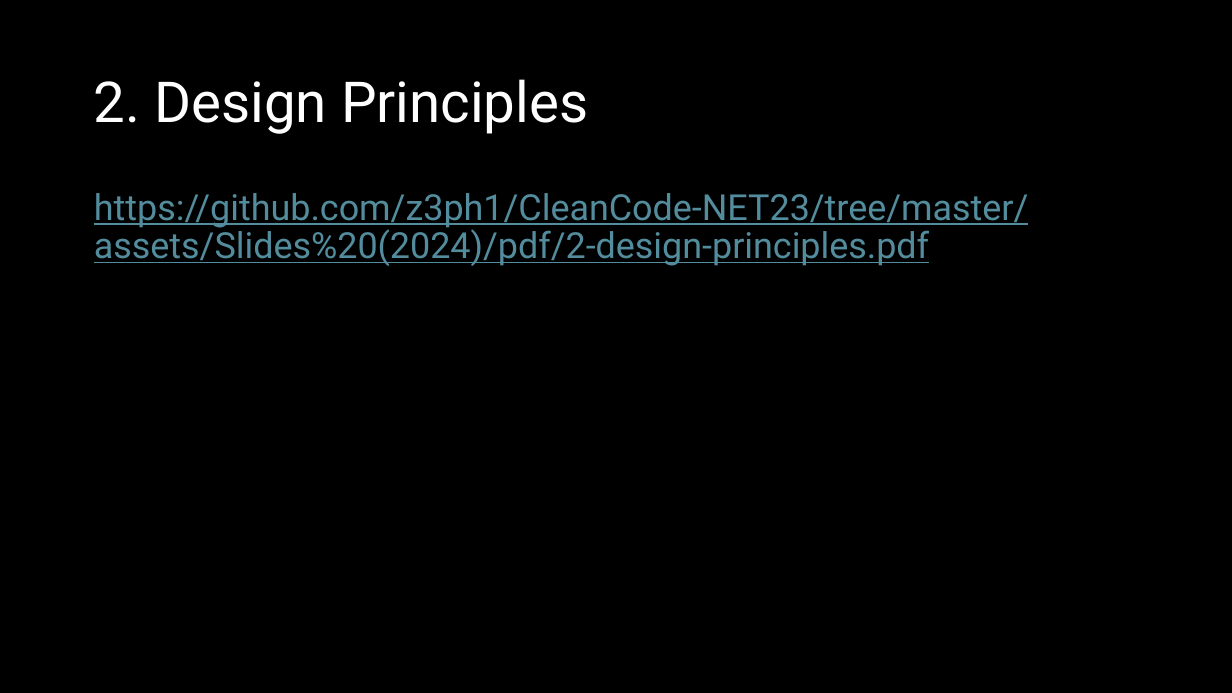
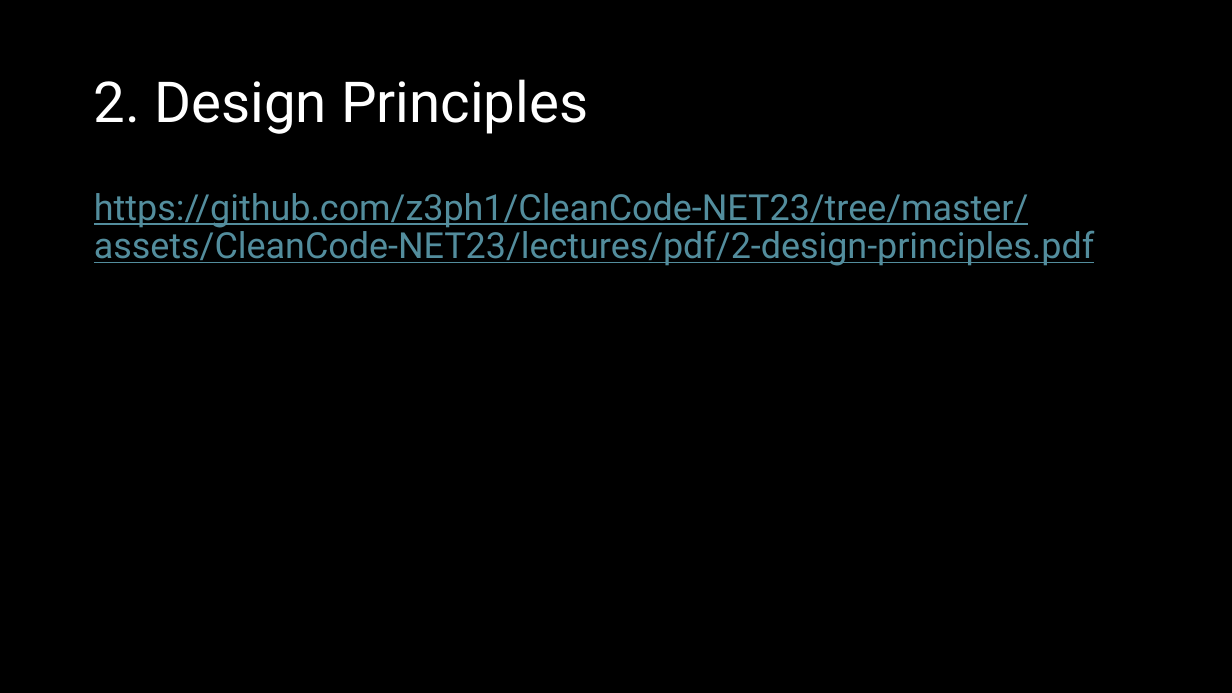
Before and after one commit to z3ph1/CleanCode-NET23, a slide deck: slide 7 of assets/CleanCode-NET23/lectures/pptx/0-clean-code.pptx. Drawn at 1232x693 pixels with LibreOffice and Linux fonts; fonts in the diff are those of the drawing. Boxes give left, top, right and bottom in pixels: in the first picture for what was removed or moved away, otherwise in the second. Text is boxed around its words. In the diff, an @@ line names an element or a change of style, - is before the commit and + after.

```diff
--- a/assets/CleanCode-NET23/lectures/pptx/0-clean-code.pptx
+++ b/assets/CleanCode-NET23/lectures/pptx/0-clean-code.pptx
@@ text at bbox=[94, 193, 1094, 266]: text changed @@
-https://github.com/z3ph1/CleanCode-NET23/tree/master/assets/Slides%20(2024)/pdf/2-design-principles.pdf
+https://github.com/z3ph1/CleanCode-NET23/tree/master/assets/CleanCode-NET23/lectures/pdf/2-design-principles.pdf
```
Also in this commit, not shown: 6 other slides changed, 5 other files.
